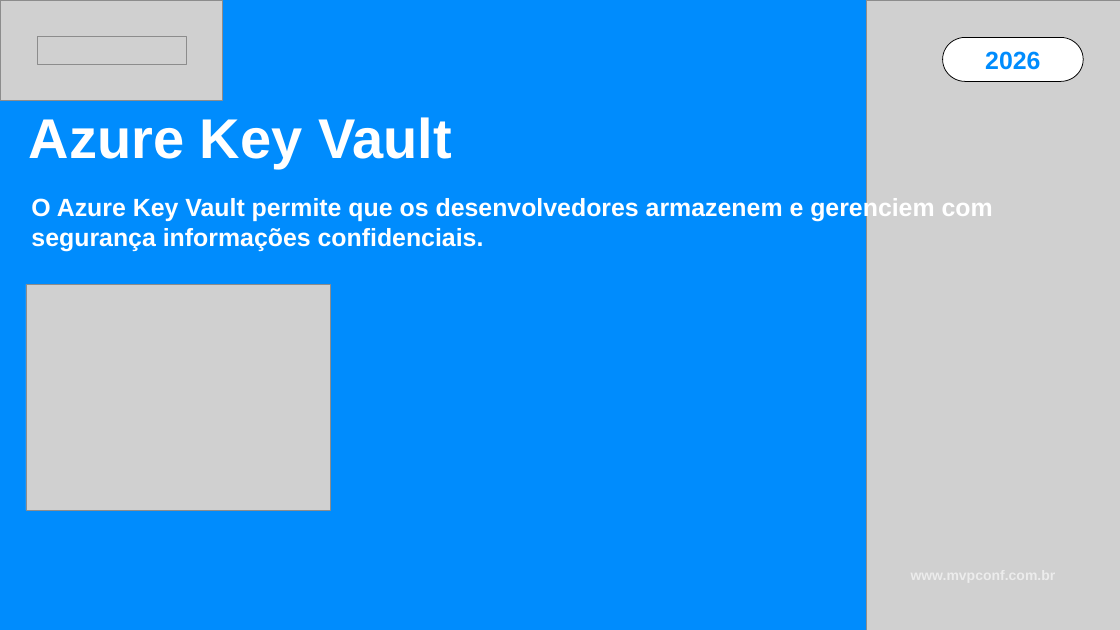
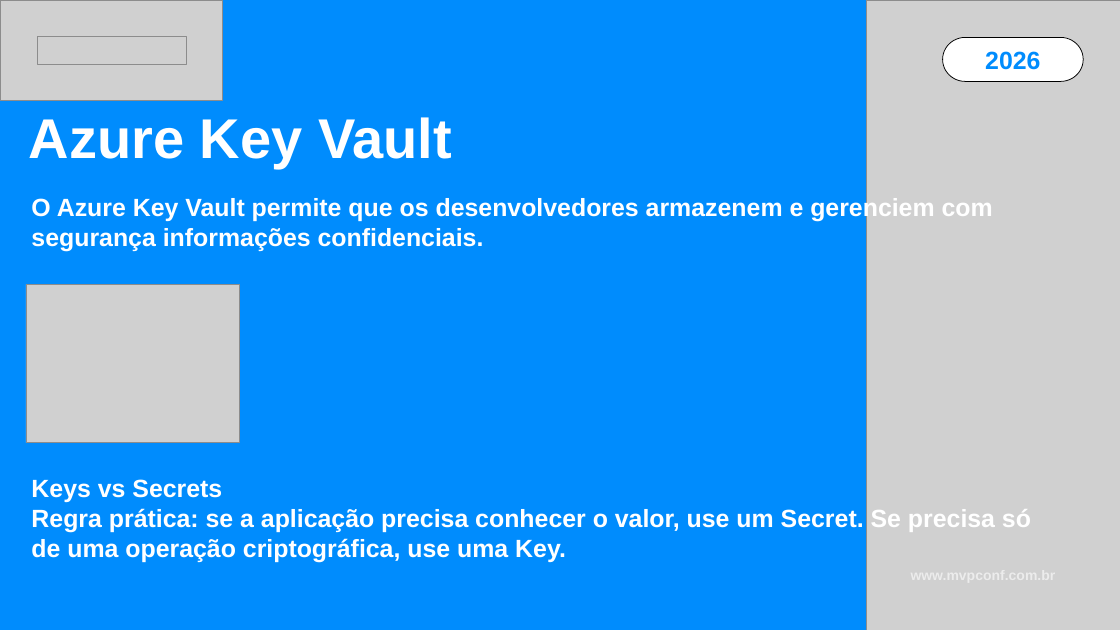
Before and after one commit to jpitapeva/keyvault_pipeline, a slide deck: slide 4 of Keyvault-MVPConf-2026.pptx (slide 3 before the commit). Drawn at 1120x630 pixels with LibreOffice and Linux fonts; fonts in the diff are those of the drawing; grey boxes stand for pictures. Boxes give left, top, right and bottom in pixels: in the first picture for what was removed or moved away, otherwise in the second. Text is boxed around its words. In the diff, an @@ line names an element or a change of style, - is before the commit and + after.

```diff
--- a/Keyvault-MVPConf-2026.pptx
+++ b/Keyvault-MVPConf-2026.pptx
@@ picture: place and size @@
-picture at bbox=[26, 284, 330, 510]
+picture at bbox=[26, 284, 239, 443]
@@ text added at bbox=[31, 479, 1031, 563], 32 pt, text #FFFFFF, bold @@
+Keys vs Secrets
+Regra prática: se a aplicação precisa conhecer o valor, use um Secret. Se precisa só de uma operação criptográfica, use uma Key.
```
Also in this commit, not shown: 6 other slides changed, 1 other file.
